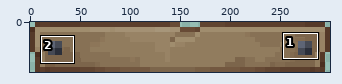
Sprite sheet -- src/assets/MainImg/smallest2.png. The picture above shows the old version from afar; the outline marks the close-up.
Close-up. Earlier state:
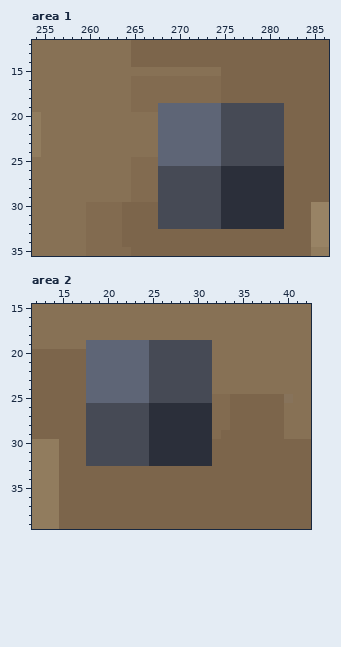
The file is 300x50 pixels. Colours within 5 levels of each other are drawn and written as one. Shown: area 1: x 254..286, y 12..35; area 2: x 12..42, y 15..39.
Once edited:
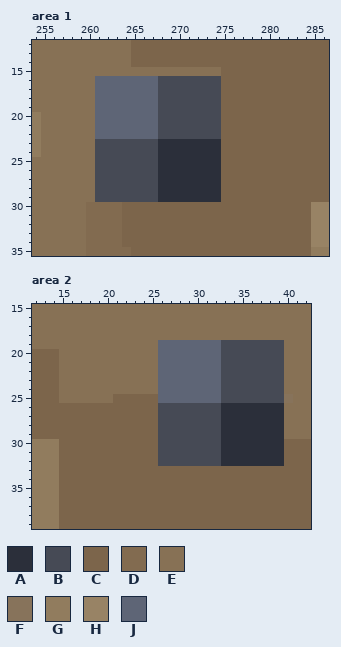
Palette (. is transparent): A #2b2f3a  B #464a55  C #7c654b  D #826b50  E #877155  F #87735b  G #917c5e  H #988365  J #5e6576
From old to new:
Changed rows in their new state; - is an unchanged pixel.
Area 1:
first column x 261:
16 JJJJJJJBBBBBBB-------
17 JJJJJJJBBBBBBB-------
18 JJJJJJJBBBBBBB-------
19 JJJJJJJBBBBBBBCCCCCCC
20 JJJJJJJBBBBBBBCCCCCCC
21 JJJJJJJBBBBBBBCCCCCCC
22 JJJJJJJBBBBBBBCCCCCCC
23 BBBBBBBAAAAAAACCCCCCC
24 BBBBBBBAAAAAAACCCCCCC
25 BBBBBBBAAAAAAACCCCCCC
26 BBBBBBBAAAAAAACCCCCCC
27 BBBBBBBAAAAAAACCCCCCC
28 BBBBBBBAAAAAAACCCCCCC
29 BBBBBBBAAAAAAACCCCCCC
30 -------CCCCCCCCCCCCCC
31 -------CCCCCCCCCCCCCC
32 -------CCCCCCCCCCCCCC
Area 2:
first column x 15:
19 ---EEEEEEEEJJJJJJJBBBBBBB
20 EEEEEEEEEEEJJJJJJJBBBBBBB
21 EEEEEEEEEEEJJJJJJJBBBBBBB
22 EEEEEEEEEEEJJJJJJJBBBBBBB
23 EEEEEEEEEEEJJJJJJJBBBBBBB
24 EEEEEEEEEEEJJJJJJJBBBBBBB
25 EEEEEECCCCCJJJJJJJBBBBBBB
26 ---CCCCCCCCBBBBBBBAAAAAAA
27 ---CCCCCCCCBBBBBBBAAAAAAA
28 ---CCCCCCCCBBBBBBBAAAAAAA
29 ---CCCCCCCCBBBBBBBAAAAAAA
30 ---CCCCCCCCBBBBBBBAAAAAAA
31 ---CCCCCCCCBBBBBBBAAAAAAA
32 ---CCCCCCCCBBBBBBBAAAAAAA
Boxes around the changes in both close-ups, in picture pixels (x1, y1, x2, y2):
changed: (95, 76, 284, 229)
changed: (59, 340, 284, 466)
